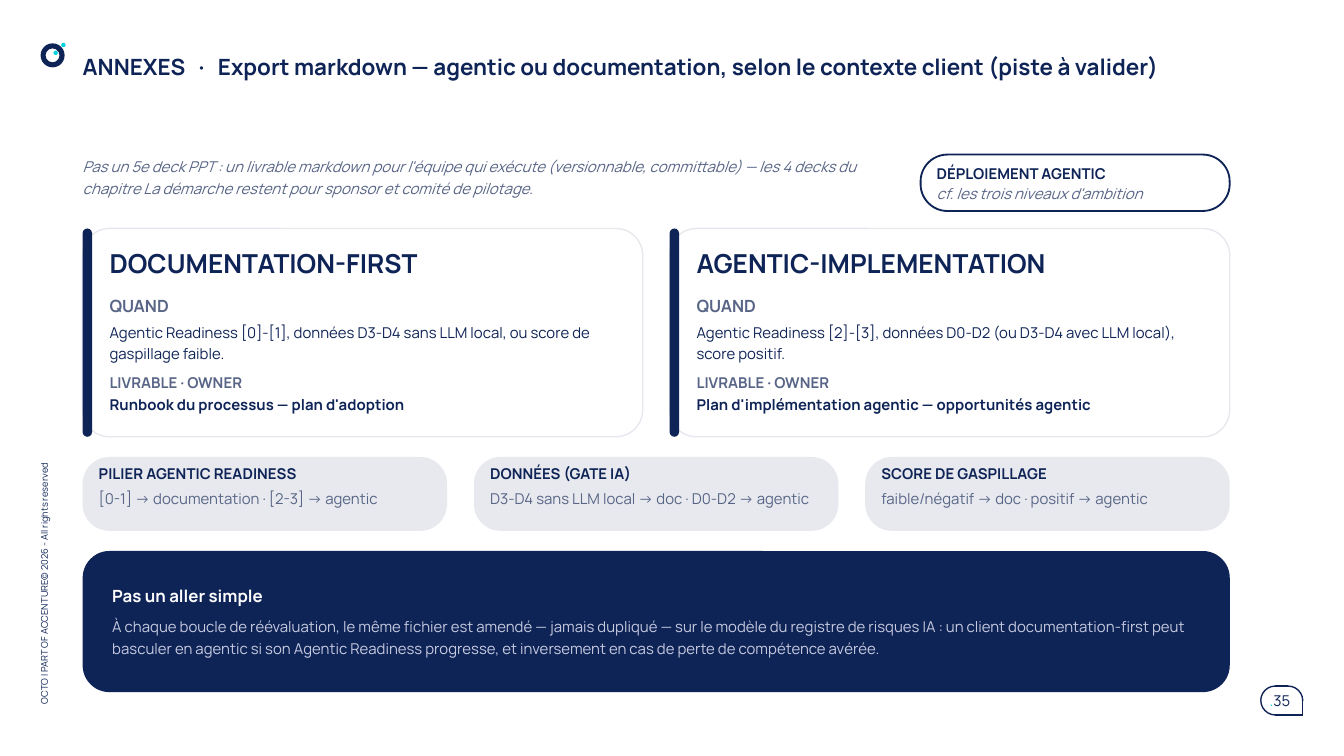
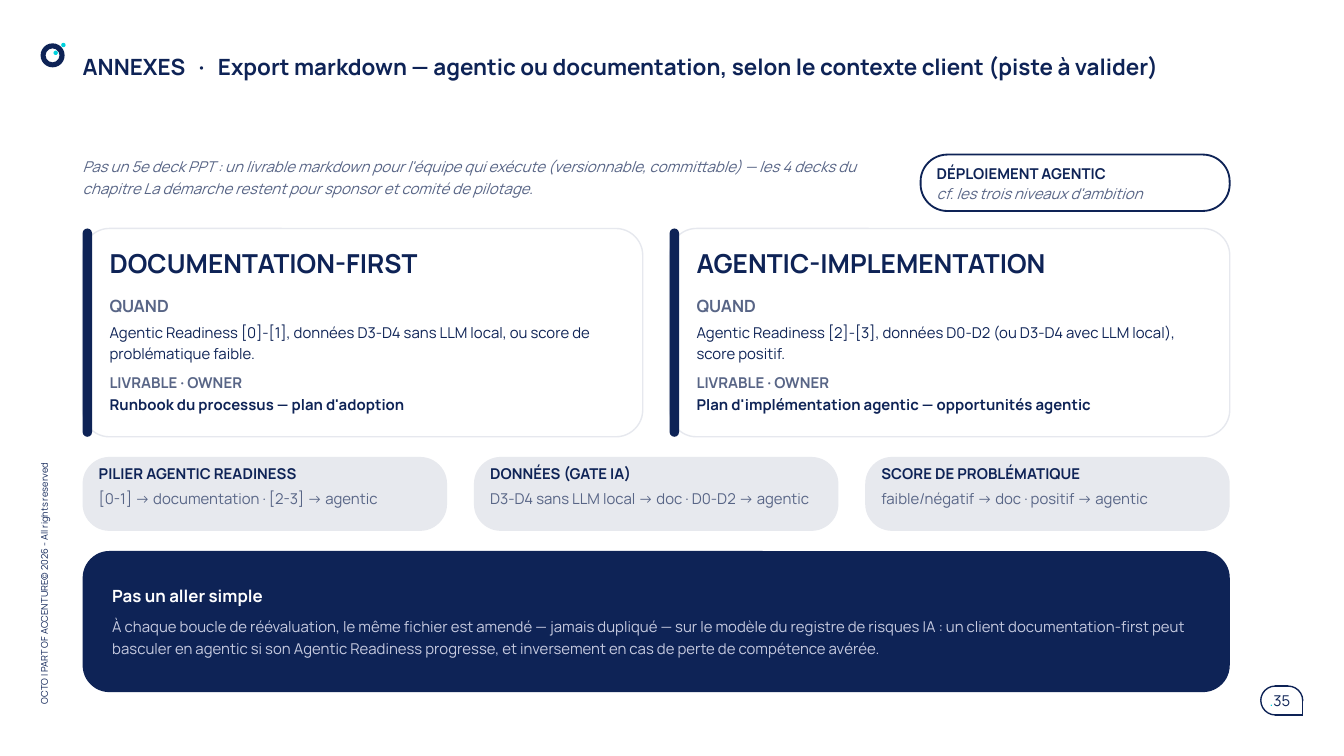
Before and after one commit to claudecamus-dot/Vscode3, a slide deck: slide 35 of docs/cadrage-ppt/bmad-iap-cadrage-synthese.pptx. Drawn at 1344x756 pixels with LibreOffice and Linux fonts; fonts in the diff are those of the drawing. Boxes give left, top, right and bottom in pixels: in the first picture for what was removed or moved away, otherwise in the second. Text is boxed around its words. In the diff, an @@ line names an element or a change of style, - is before the commit and + after.

```diff
--- a/docs/cadrage-ppt/bmad-iap-cadrage-synthese.pptx
+++ b/docs/cadrage-ppt/bmad-iap-cadrage-synthese.pptx
@@ text at [110,324,590,363]: text changed @@
-Agentic Readiness [0]-[1], données D3-D4 sans LLM local, ou score de gaspillage faible.
+Agentic Readiness [0]-[1], données D3-D4 sans LLM local, ou score de problématique faible.
@@ text at [881,466,1080,480]: text changed @@
-SCORE DE GASPILLAGE
+SCORE DE PROBLÉMATIQUE
```
Also in this commit, not shown: 16 other slides changed, 3 other files.
